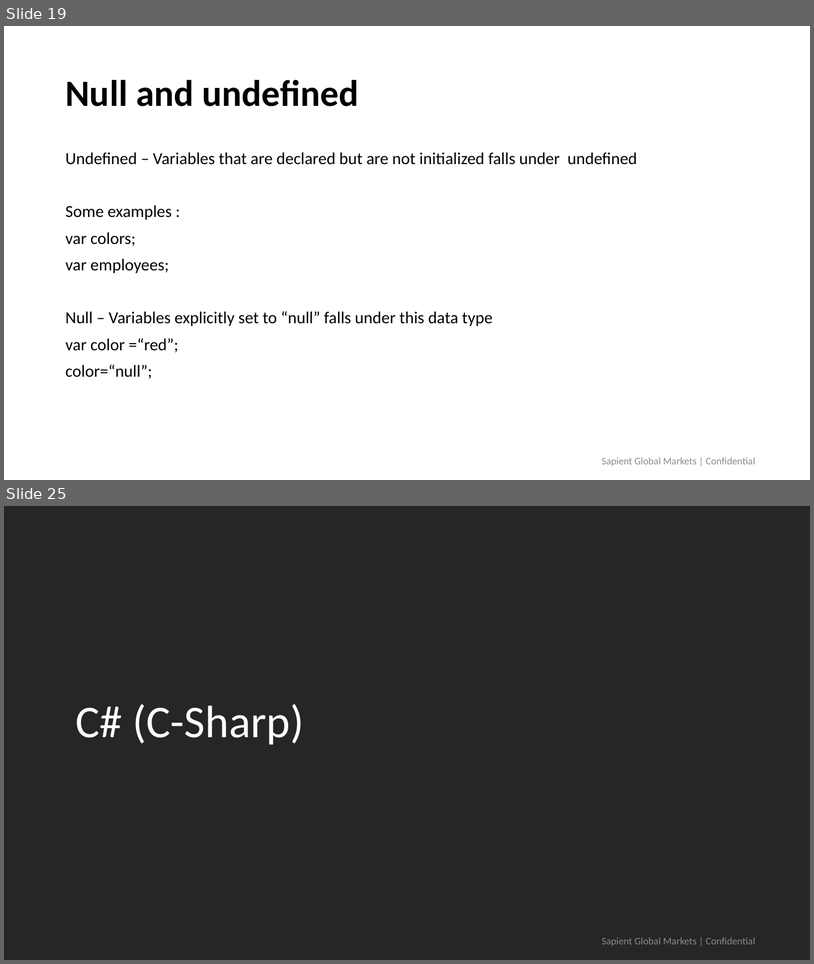
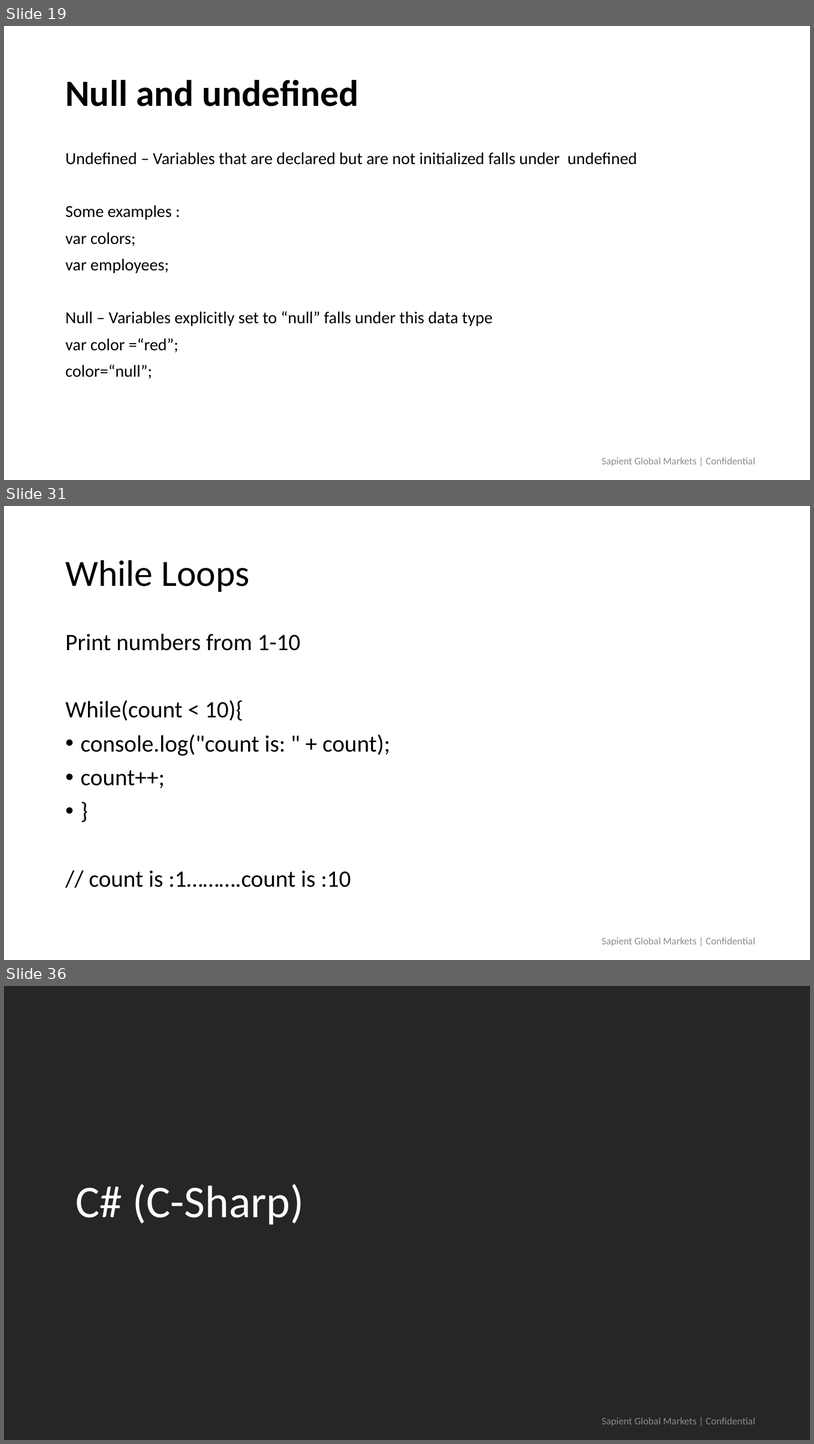
Before and after one commit to himanshu323/demoWebDev, a slide deck: Javascript.pptx. Shown one above the other, each under a label of ours: slides 19 and 25 before the commit, slides 19, 31 and 36 after it; the slides between them are not shown. The pictures are 814x964 and 814x1444 pixels, drawn with LibreOffice and Linux fonts; fonts in the diff are those of the drawing; background and template pictures are left out. Boxes give left, top, right and bottom in pixels: in the first picture for what was removed or moved away, otherwise in the second. Text is boxed around its words. In the diff, an @@ line names an element or a change of style, - is before the commit and + after.

```diff
--- a/Javascript.pptx
+++ b/Javascript.pptx
@@ slide 31 added at [4, 506, 810, 960], background #FFFFFF @@
@@ title added at [65, 560, 249, 592], 44 pt, text #000000 @@
+While Loops
@@ text added at [65, 633, 390, 887], 28 pt, text #000000 @@
+Print numbers from 1-10
+While(count < 10){
+• console.log("count is: " + count);
+• count++;
+• }
+// count is :1……….count is :10
@@ text added at [602, 937, 755, 946], 12 pt, text #8C8C8C @@
+Sapient Global Markets | Confidential
@@ what was slide 25 is now slide 36 @@
```
Also in this commit, not shown: 7 slides changed, 12 other slides added, 2 slides removed, 21 other files.
